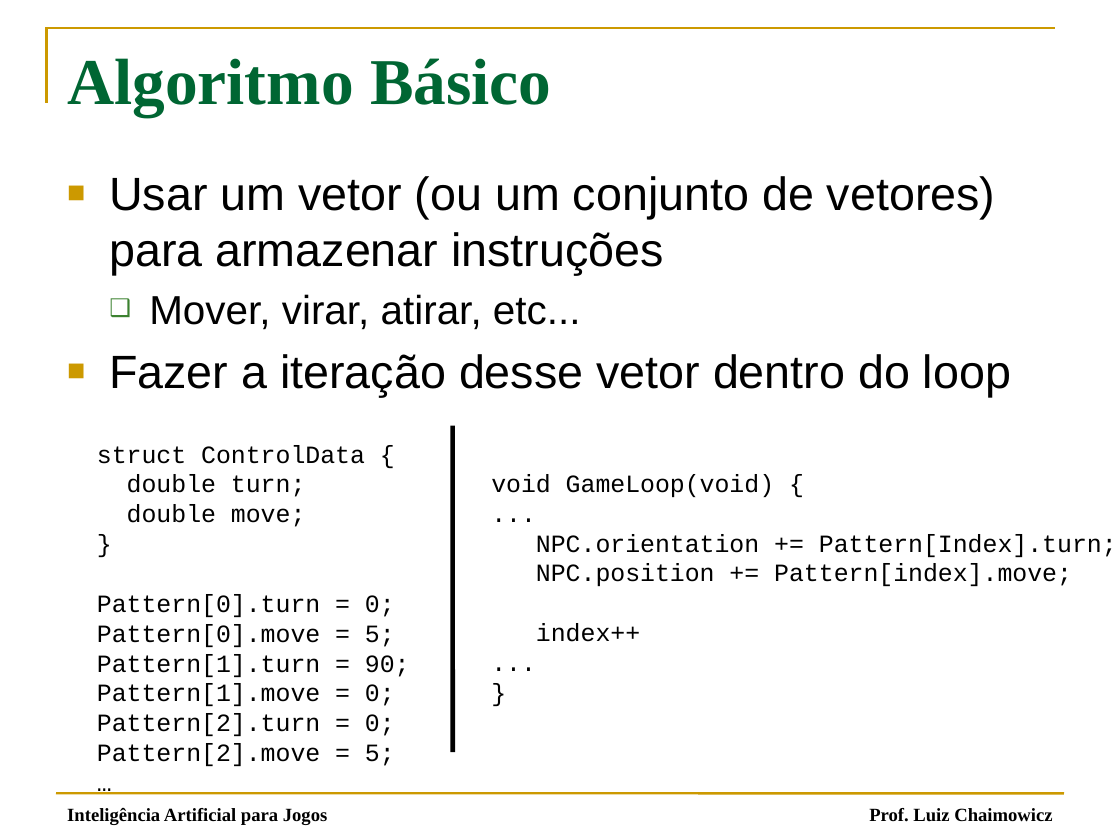
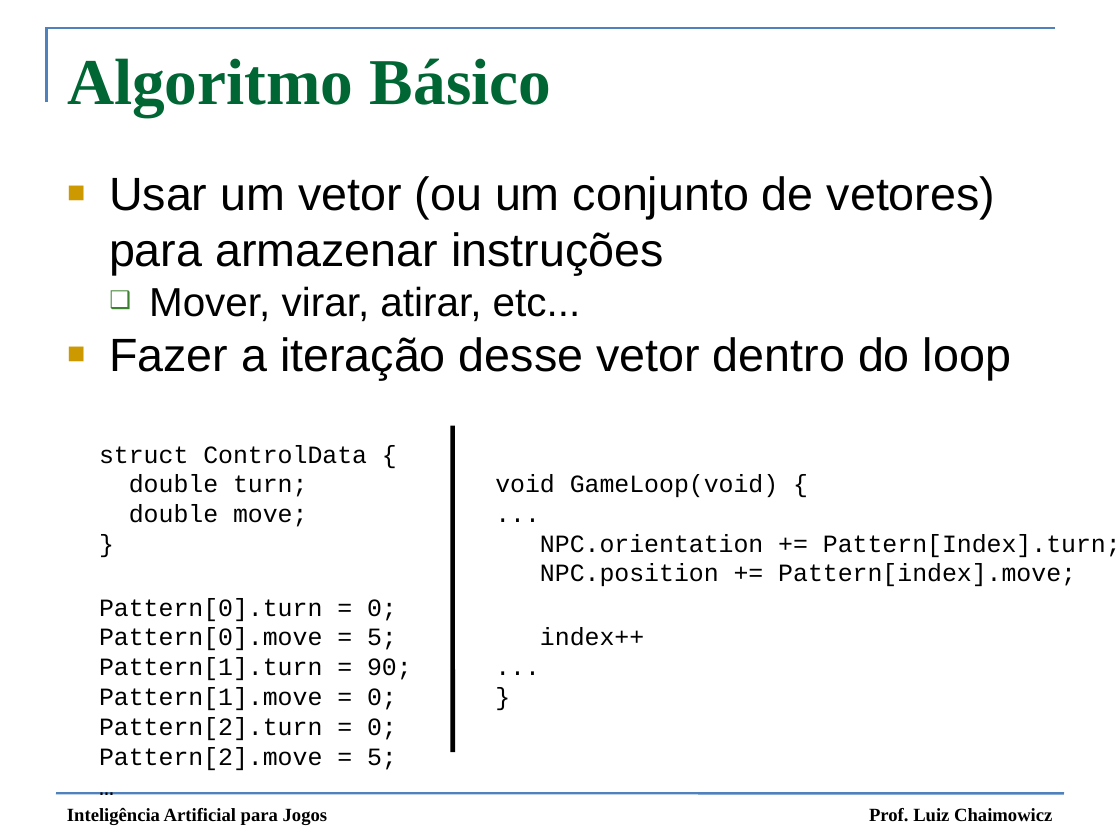
Before and after one commit to fegemo/cefet-games, a slide deck: slide 27 of attachments/IA 03 - Movimentação Simples.pptx (slide 29 before the commit). Drawn at 1120x840 pixels with LibreOffice and Linux fonts; fonts in the diff are those of the drawing. Boxes give left, top, right and bottom in pixels: in the first picture for what was removed or moved away, otherwise in the second. Text is boxed around its words. In the diff, an @@ line names an element or a change of style, - is before the commit and + after.

```diff
--- a/attachments/IA 03 - Movimentação Simples.pptx
+++ b/attachments/IA 03 - Movimentação Simples.pptx
@@ freeform shape at [47, 28, 1055, 103]: outline #CC9900 1.5 pt to #4F81BD 1.5 pt @@
@@ text "Usar um vetor (ou um ..." at [109, 176, 1011, 380]: indent changed; less space between paragraphs @@
@@ text "struct ControlData {" rewrapped from [97, 445, 410, 766] to [99, 445, 412, 770] @@
@@ text "void GameLoop(void) {" rewrapped from [491, 474, 1117, 642] to [495, 474, 1120, 646] @@
@@ text "Inteligência Artificial para Jogos" at [67, 808, 328, 825]: bold on @@
@@ line (56, 793) - (1064, 793): stroke #CC9900 1.5 pt to #4F81BD 1.5 pt @@
```
Also in this commit, not shown: 43 other slides changed, 42 slides removed, 2 other files.
